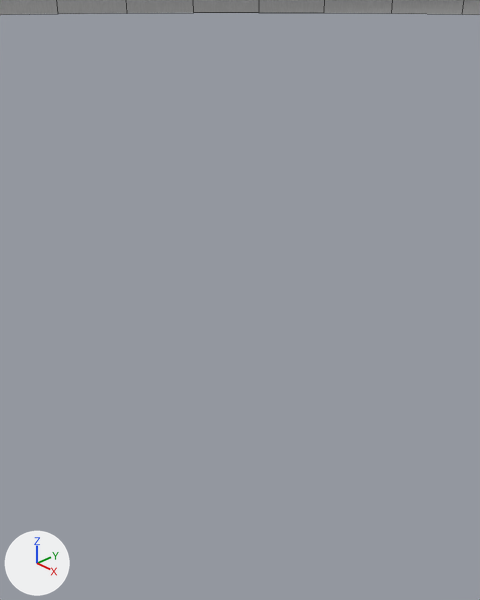
The Blender file Glade.blend, before and after one commit.
Both versions are drawn from a 50 mm camera at (0.0652, -0.0533, 0.0834) aimed at (0.0053, 0.0031, 0.0433). The axes (+X, +Y, +Z) are drawn at lower left. The lights are the same throughout. The older version comes first. Mesh edges are drawn as thin lines.

Names of what the first picture shows: 'Ground'.
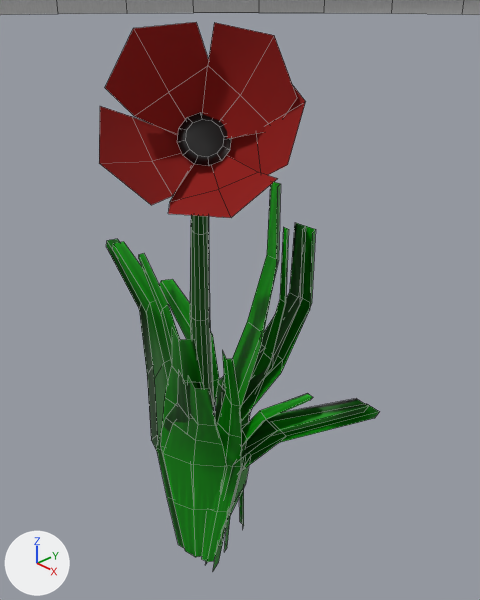
What differs and where, as boxes (x1, y1, x2, y2) in the pictures (480 x 600 px):
'Flower', added (red)
    after: (99, 22, 368, 564)
    faces in mat_petal (red #a11812): (99, 22, 306, 218)
    faces in mat_flower_leaves: (106, 223, 368, 564)
    faces in mat_flower_stem (dark green #035600): (190, 215, 214, 410)
    faces in mat_flower_center (black #121212): (177, 112, 231, 166)
'Grass 2', added
    after: (113, 226, 379, 570)
'Grass 3', added
    after: (139, 227, 313, 562)
'Grass 1', added
    after: (159, 182, 281, 557)

Edits to the bpy script that builds the scene:
```text
Add img_grass_blade:
    img_grass_blade = load_image('Grass Blade', '_unpacked/Grass_Blade', 1024, 1024, 'sRGB')
Add mat_petal:
    mat_petal = principled_material('Petal')
    mat_petal.base_color = (0.358, 0.00919, 0.00617)  # red #a11812
    mat_petal.roughness = 1.0
Add mat_flower_stem:
    mat_flower_stem = principled_material('Flower Stem')
    mat_flower_stem.base_color = (0.000926, 0.092, 0.0)  # dark green #035600
Add mat_flower_center:
    mat_flower_center = principled_material('Flower Center')
    mat_flower_center.base_color = (0.00594, 0.00594, 0.00594)  # black #121212
Add mat_flower_leaves:
    mat_flower_leaves = bpy.data.materials.new('Flower Leaves')
    # uses the picture img_grass_blade
Add mat_grass_blade:
    mat_grass_blade = bpy.data.materials.new('Grass Blade')
    # uses the picture img_grass_blade
Add ob_flower:
    ob_flower = bpy.data.objects.new('Flower', me_cylinder.copy())  # the mesh of ob_flower
    ob_flower.location = (0.0, 0.0, 0.0)
Add ob_grass_3:
    ob_grass_3 = bpy.data.objects.new('Grass 3', me_plane_003.copy())  # the mesh of ob_grass_3
    ob_grass_3.location = (0.0, 0.0, 0.0)
Add ob_grass_2:
    ob_grass_2 = bpy.data.objects.new('Grass 2', me_plane_002.copy())  # the mesh of ob_grass_2
    ob_grass_2.location = (0.0, 0.0, 0.0)
Add ob_grass_1:
    ob_grass_1 = bpy.data.objects.new('Grass 1', me_plane.copy())  # the mesh of ob_grass_1
    ob_grass_1.location = (0.0, 0.0, 0.0)
```
